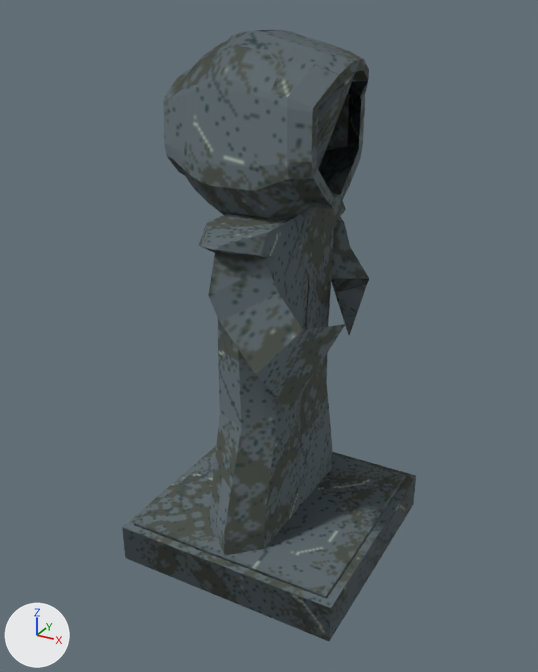
The OBJ model game/res/models/Checkpoint_Statue/Checkpoint_Statue.obj: old version first, new version second.
Rendered twice from a 50 mm camera at (0.672, -1.26, 0.625) aimed at (-0.008, -0.024, 0.007). Arrows for +X, +Y and +Z are at lower left; the lights stay in place. The first picture is the older version. Where no turn or scale is listed for an object, it has been applied to the vertices.
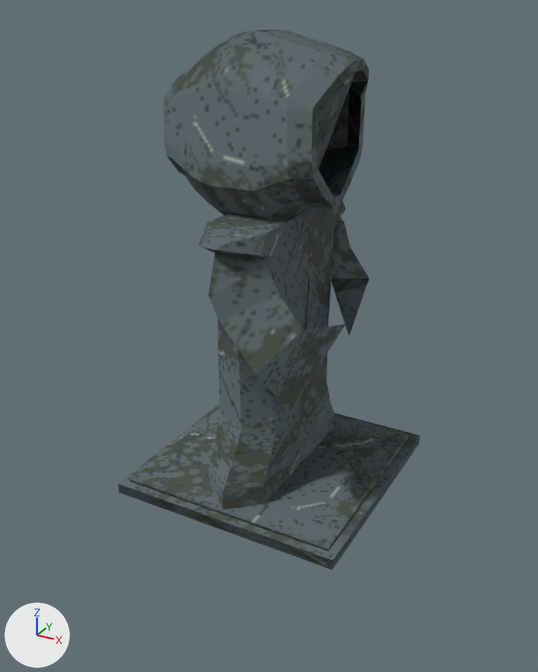
The newer file is also turned or shifted as a whole; pictures and numbers use the older file's frame.

Boxes [x1, y1, x2, y2] around the edits, measured in the pictures (538 x 672 px; the box of a moved part takes in the faces that stretch with it):
'Cube.001', reshaped (12% shorter): before [122, 30, 416, 641]; after [118, 30, 420, 570]
part 1 of me_cube_001, moved or reshaped: before [210, 381, 332, 536]; after [208, 381, 334, 492]
part 2 of me_cube_001, moved or reshaped: before [293, 407, 308, 505]; after [294, 407, 309, 463]
part 3 of me_cube_001, moved or reshaped: before [210, 451, 333, 556]; after [208, 413, 334, 510]
part 4 of me_cube_001, moved or reshaped: before [123, 446, 416, 608]; after [118, 404, 420, 560]
part 5 of me_cube_001, moved or reshaped: before [122, 477, 416, 641]; after [118, 436, 420, 570]

The change in detail:
me_cube_001 is used by ob_cube_001; location (0.0, 0.0, 0.0).
me_cube_001 had 1741 vertices, 1832 faces and spanned x -0.25..0.25, y -0.256..0.255, z -0.5..0.589.
me_cube_001 now has 1741 vertices, 1832 faces and spans x -0.25..0.25, y -0.256..0.255, z -0.324..0.589.
me_cube_001 part 1: all 28 vertices in x -0.071..0.064, y -0.197..0.195, z -0.279..-0.262 are moved by (0.0, 0.0, 0.048).
me_cube_001 part 2: all 18 vertices in x -0.071..0.062, y -0.015..0.014, z -0.296..-0.294 are moved by (0.0, 0.0, 0.084).
me_cube_001 part 3: all 46 vertices in x -0.071..0.062, y -0.228..0.227, z -0.397..-0.358 are moved by (0.0, 0.0, 0.109).
me_cube_001 part 4: all 24 vertices in x -0.25..0.25, y -0.25..0.25, z -0.415..-0.407 are moved by (0.0, 0.0, 0.114).
me_cube_001 part 5: all 12 vertices in x -0.25..0.25, y -0.25..0.25, z -0.5..-0.499 are moved by (0.0, 0.0, 0.176).
Other edits to the shape of me_cube_001 do not show in these pictures.
